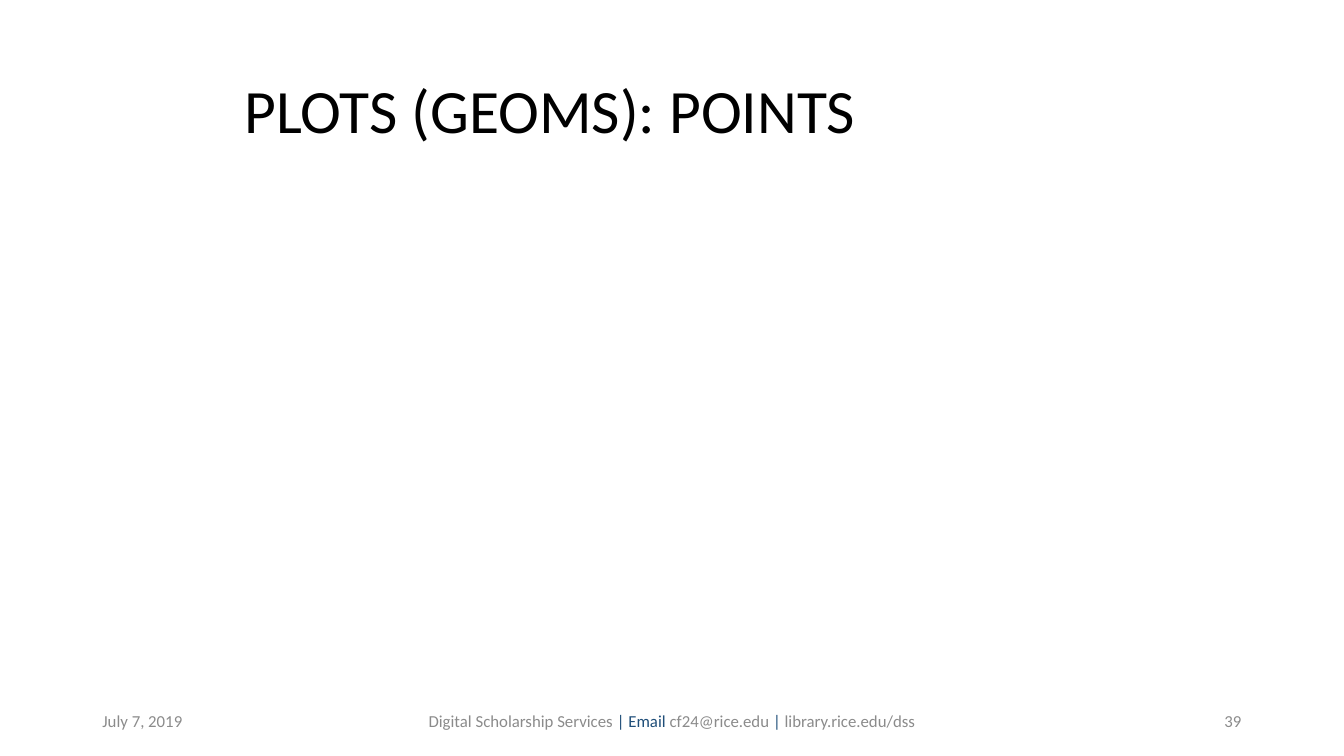
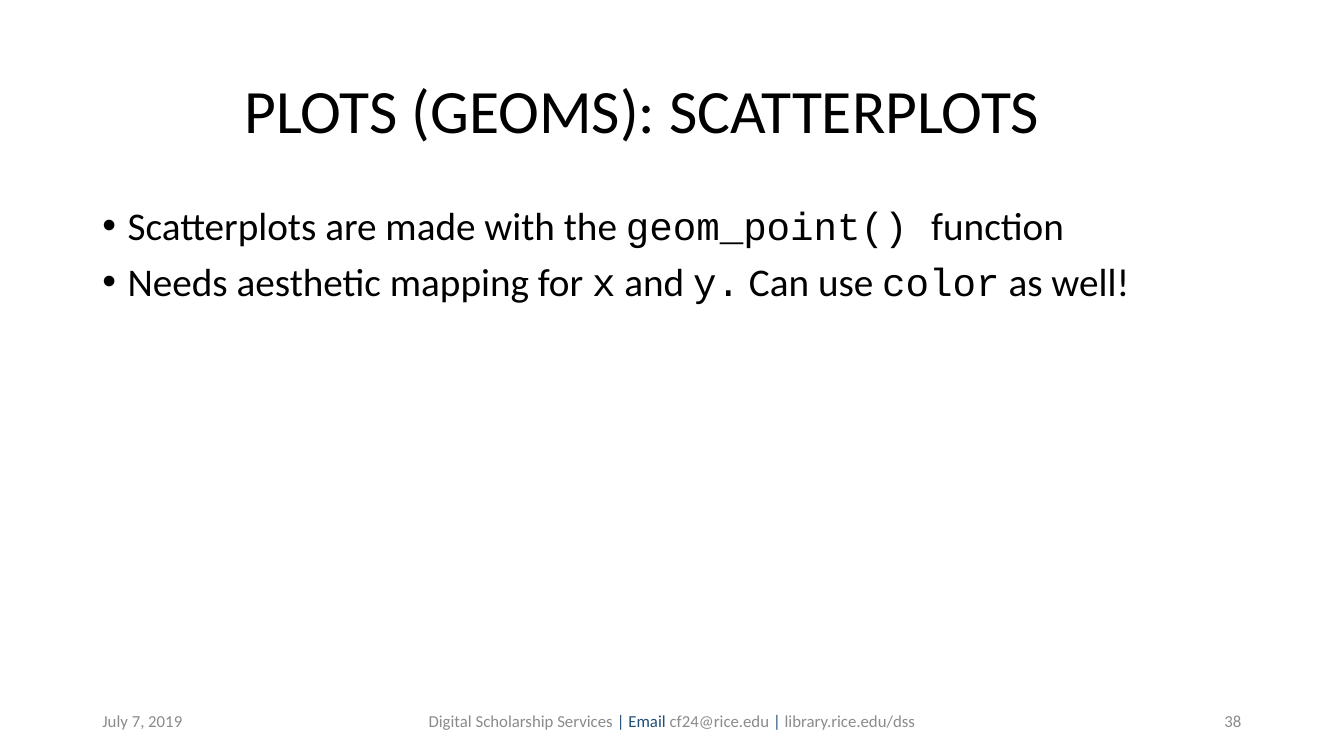
Before and after one commit to bakitybacon/rice-data-and-donuts, a slide deck: slide 38 of Rviz/R Visualization and Data Manipulation.pptx (slide 39 before the commit). Drawn at 1344x756 pixels with LibreOffice and Linux fonts; fonts in the diff are those of the drawing; background and template pictures are left out. Boxes give left, top, right and bottom in pixels: in the first picture for what was removed or moved away, otherwise in the second. Text is boxed around its words. In the diff, an @@ line names an element or a change of style, - is before the commit and + after.

```diff
--- a/Rviz/R Visualization and Data Manipulation.pptx
+++ b/Rviz/R Visualization and Data Manipulation.pptx
@@ title at box(244, 88, 1039, 142): text changed @@
-PLOTS (GEOMS): POINTS
+PLOTS (GEOMS): SCATTERPLOTS
@@ text added at box(128, 212, 1129, 304), 28 pt, text #000000 @@
+• Scatterplots are made with the geom_point() function
+• Needs aesthetic mapping for x and y. Can use color as well!
@@ page number at box(1224, 715, 1241, 727): text changed @@
-39
+38
```
Also in this commit, not shown: 11 other slides changed, 2 slides removed, 2 other files.
